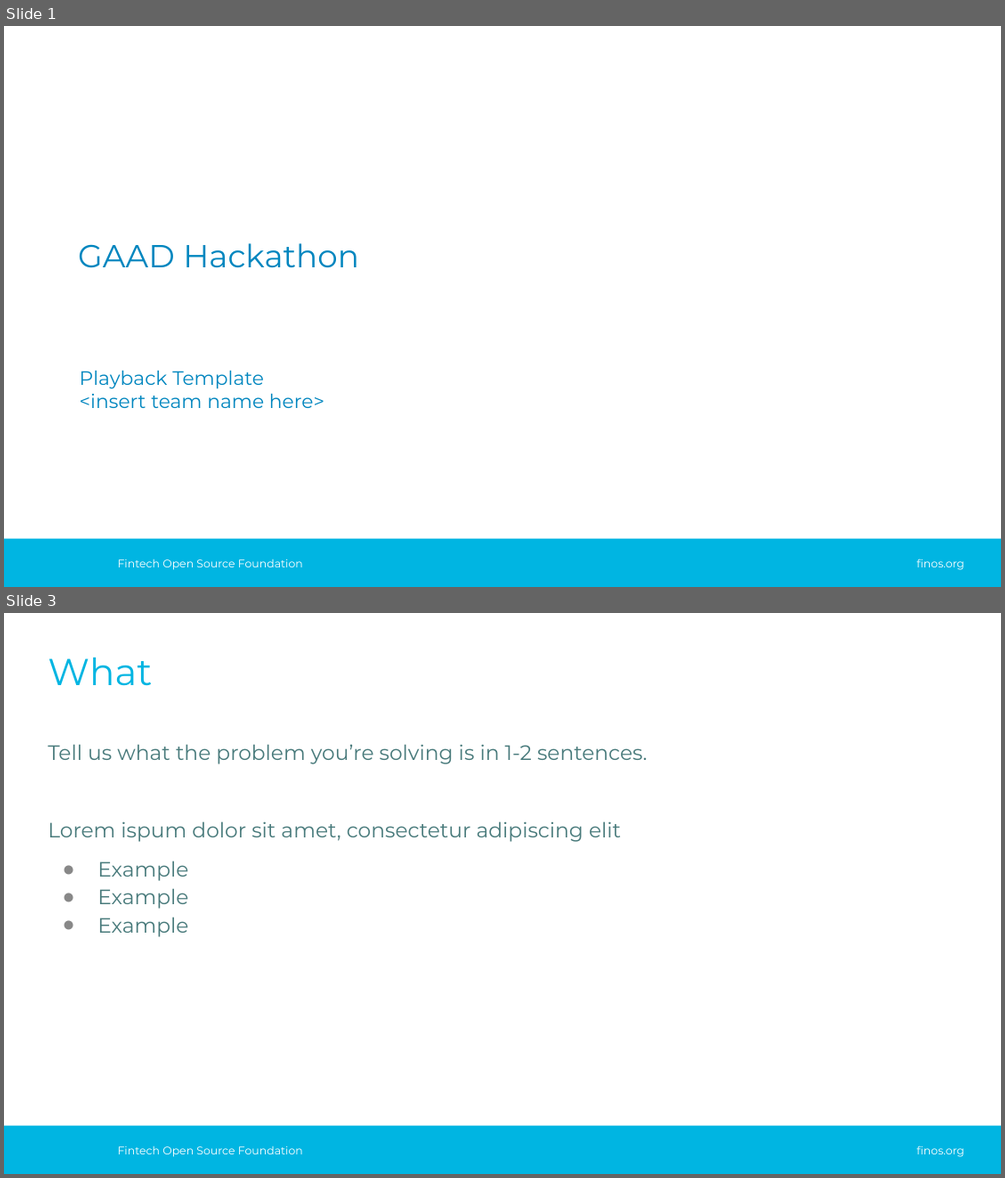
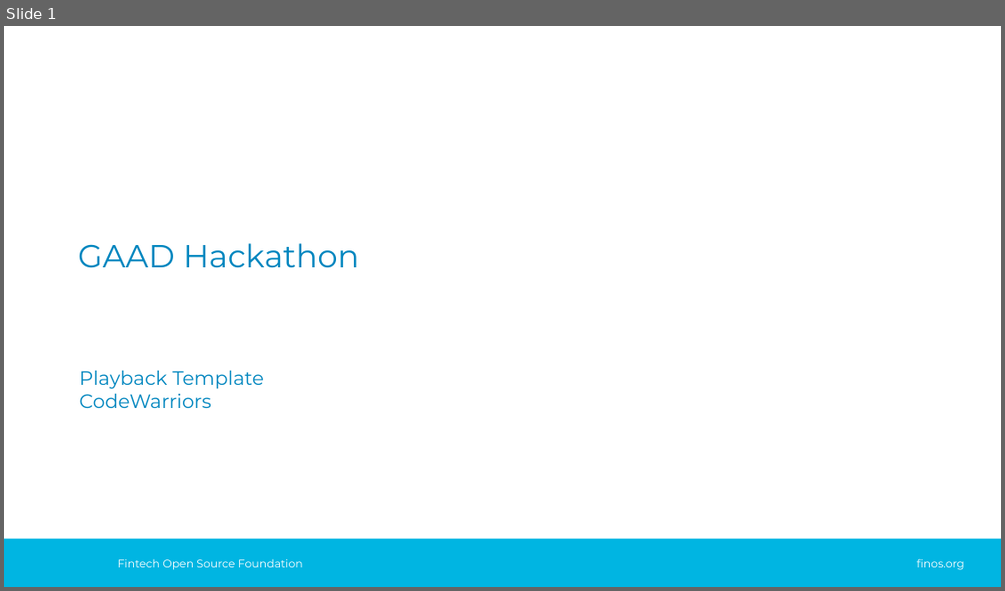
Before and after one commit to yaw-sid/CodeWarriors, a slide deck: hackproject/presentations/gaad-hackathon-playback-template.pptx. Shown one above the other, each under a label of ours: slides 1 and 3 before the commit, slide 1 after it; the slides between them are not shown. The pictures are 1005x1178 and 1005x591 pixels, drawn with LibreOffice and Linux fonts; fonts in the diff are those of the drawing; background and template pictures are left out. Boxes give left, top, right and bottom in pixels: in the first picture for what was removed or moved away, otherwise in the second. Text is boxed around its words. In the diff, an @@ line names an element or a change of style, - is before the commit and + after.

```diff
--- a/hackproject/presentations/gaad-hackathon-playback-template.pptx
+++ b/hackproject/presentations/gaad-hackathon-playback-template.pptx
@@ slide 3 removed at box(4, 613, 1001, 1174), background #FFFFFF; not listed: 3 template elements that a slide beside it also shows @@
@@ title removed at box(48, 657, 152, 686) @@
-What
@@ text removed at box(48, 744, 647, 937) @@
-Tell us what the problem you’re solving is in 1-2 sentences.
-Lorem ispum dolor sit amet, consectetur adipiscing elit
-● Example
-● Example
-● Example
@@ slide 1 changed as well @@
@@ subtitle at box(80, 393, 211, 408): text changed @@
-<insert team name here>
+CodeWarriors
```
Also in this commit, not shown: 8 slides added, 7 other slides removed.
